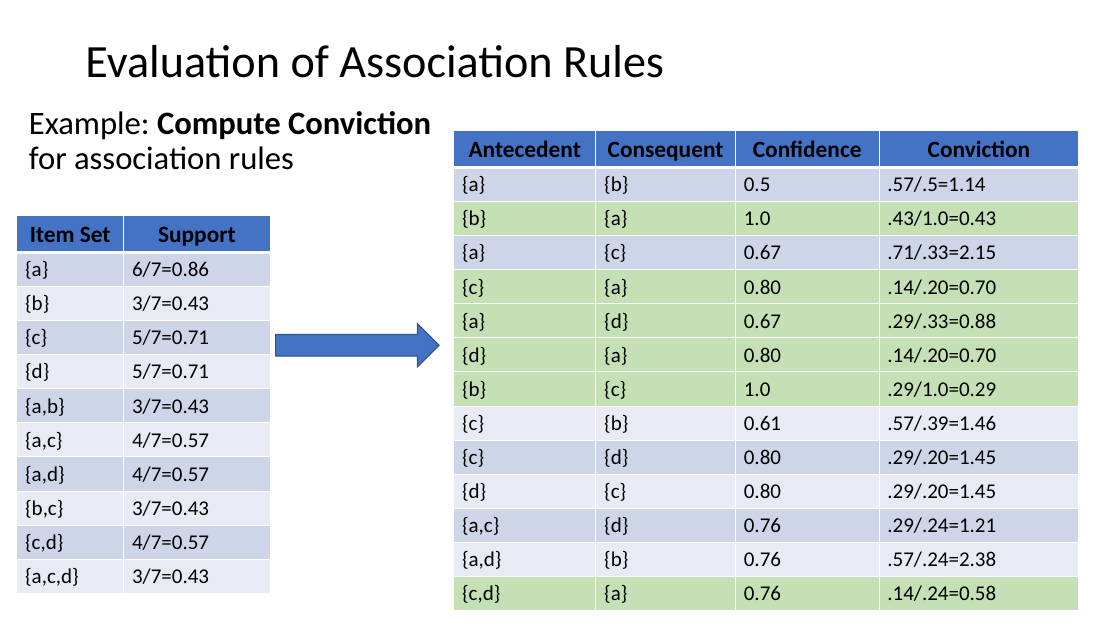
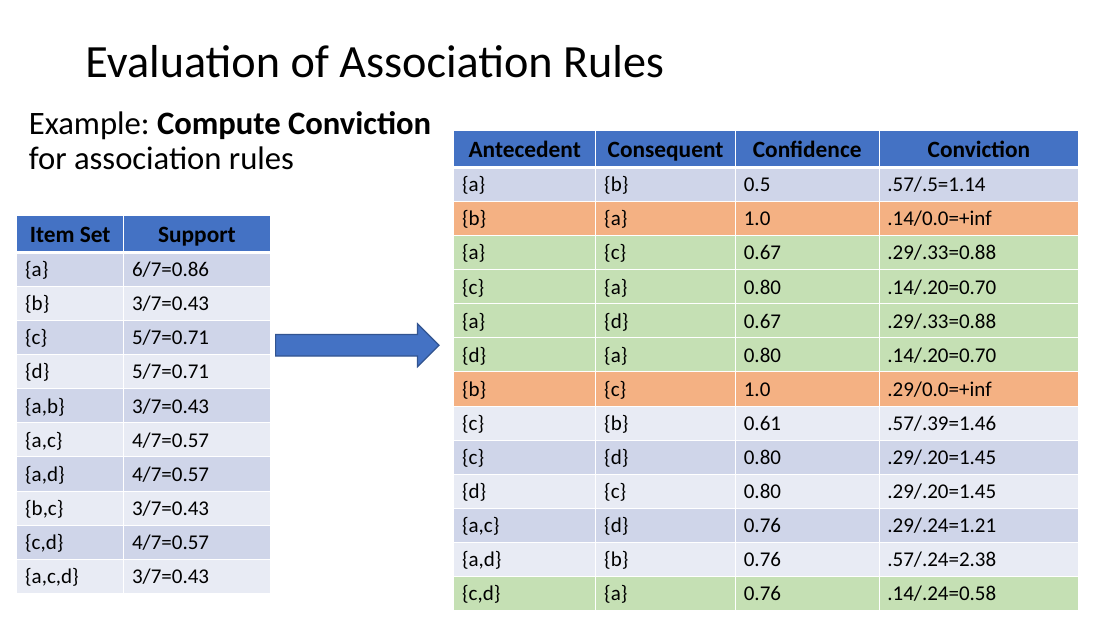
Before and after one commit to StephenElston/CSCI-E-108, a slide deck: slide 27 of slides/11_AssociationsFrequentItems.pptx. Drawn at 1120x630 pixels with LibreOffice and Linux fonts; fonts in the diff are those of the drawing. Boxes give left, top, right and bottom in pixels: in the first picture for what was removed or moved away, otherwise in the second. Text is boxed around its words. In the diff, an @@ line names an element or a change of style, - is before the commit and + after.

Commit message:
Corrected error on condifence slide and updated evaluation example.

```diff
--- a/slides/11_AssociationsFrequentItems.pptx
+++ b/slides/11_AssociationsFrequentItems.pptx
@@ table at (454,130,1079,610) @@
-row 3, column 4: .43/1.0=0.43
+row 3, column 4: .14/0.0=+inf
-row 4, column 4: .71/.33=2.15
+row 4, column 4: .29/.33=0.88
-row 8, column 4: .29/1.0=0.29
+row 8, column 4: .29/0.0=+inf
@@ fill #C5E0B4 to #F4B183 in 8 cells @@
@@ fill #CFD5EA to #C5E0B4 in row 4 @@
```
Also in this commit, not shown: 1 other slide changed.
